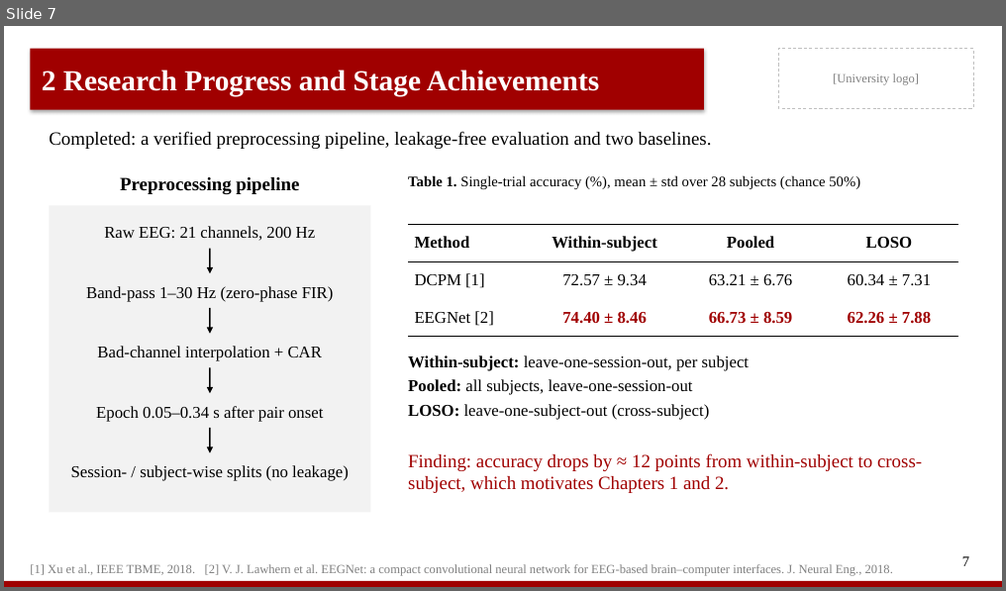
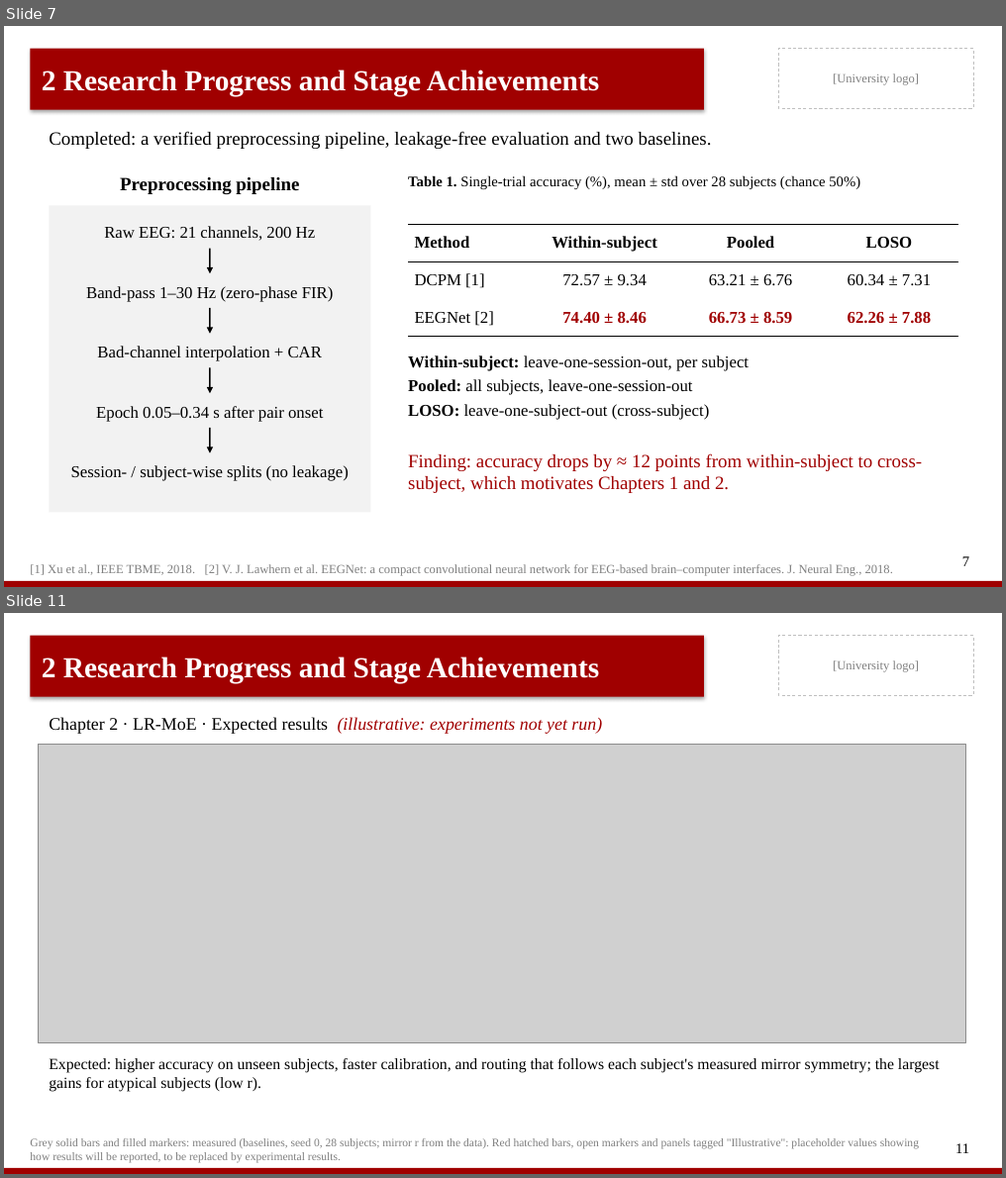
Before and after one commit to HongyuMaaa/EEG, a slide deck: presentation/midterm_defense_sample.pptx. Shown one above the other, each under a label of ours: slide 7 before the commit, slides 7 and 11 after it; the slides between them are not shown. The pictures are 1006x591 and 1006x1178 pixels, drawn with LibreOffice and Linux fonts; fonts in the diff are those of the drawing; grey boxes stand for pictures. Boxes give left, top, right and bottom in pixels: in the first picture for what was removed or moved away, otherwise in the second. Text is boxed around its words. In the diff, an @@ line names an element or a change of style, - is before the commit and + after.

```diff
--- a/presentation/midterm_defense_sample.pptx
+++ b/presentation/midterm_defense_sample.pptx
@@ slide 11 added at (4, 613, 1002, 1174), background #FFFFFF; not listed: 4 template elements that a slide beside it also shows @@
@@ title added at (42, 657, 599, 683), 28 pt, text #FFFFFF, bold @@
+2 Research Progress and Stage Achievements
@@ text added at (49, 717, 602, 734), 17 pt, text #A00000, italic @@
+Chapter 2 · LR-MoE · Expected results (illustrative: experiments not yet run)
@@ picture added at (38, 744, 966, 1044) @@
@@ text added at (49, 1059, 940, 1092), 15 pt, text #000000 @@
+Expected: higher accuracy on unseen subjects, faster calibration, and routing that follows each subject's measured mirror symmetry; the largest gains for atypical subjects (low r).
@@ text added at (30, 1139, 919, 1163), 11 pt, text #7F7F7F @@
+Grey solid bars and filled markers: measured (baselines, seed 0, 28 subjects; mirror r from the data). Red hatched bars, open markers and panels tagged "Illustrative": placeholder values showing how results will be reported, to be replaced by experimental results.
@@ page number added at (955, 1144, 969, 1154), 14 pt, text #000000 @@
+11
```
Also in this commit, not shown: 2 slides changed, 1 other slide added, 5 other files.
